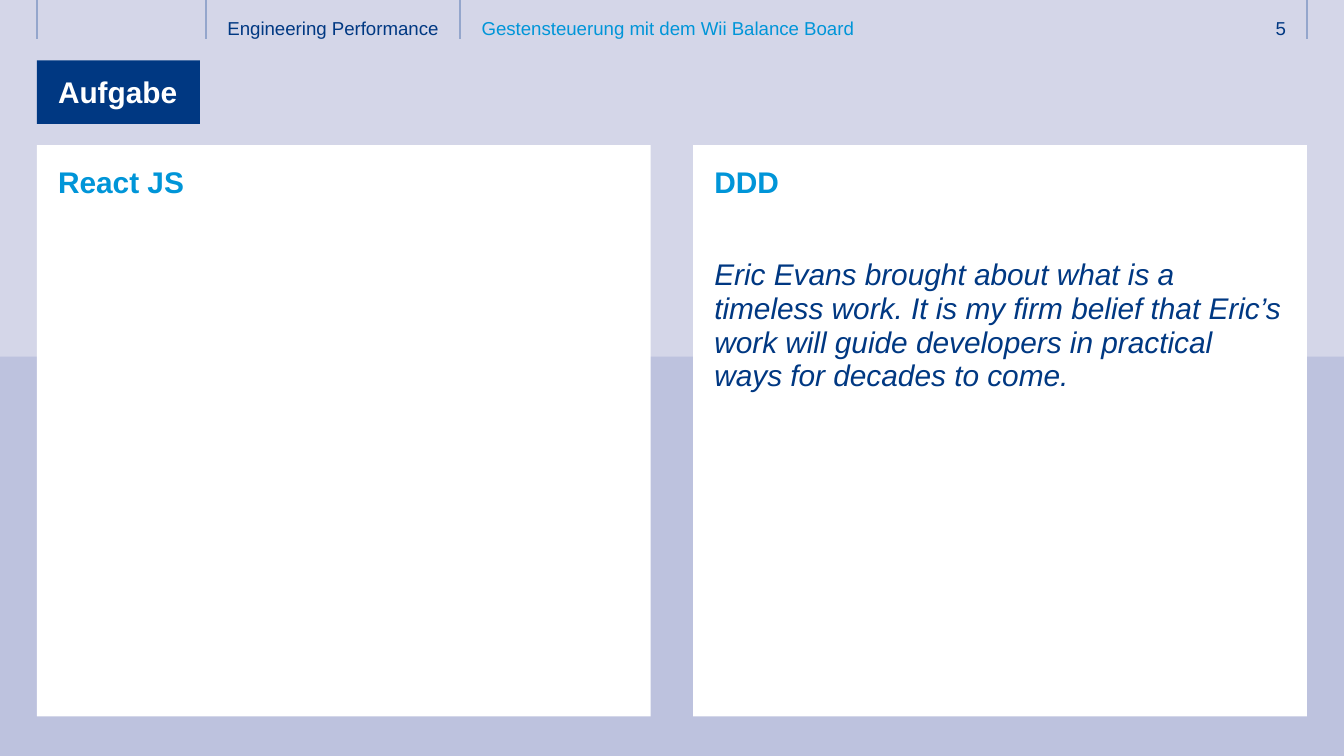
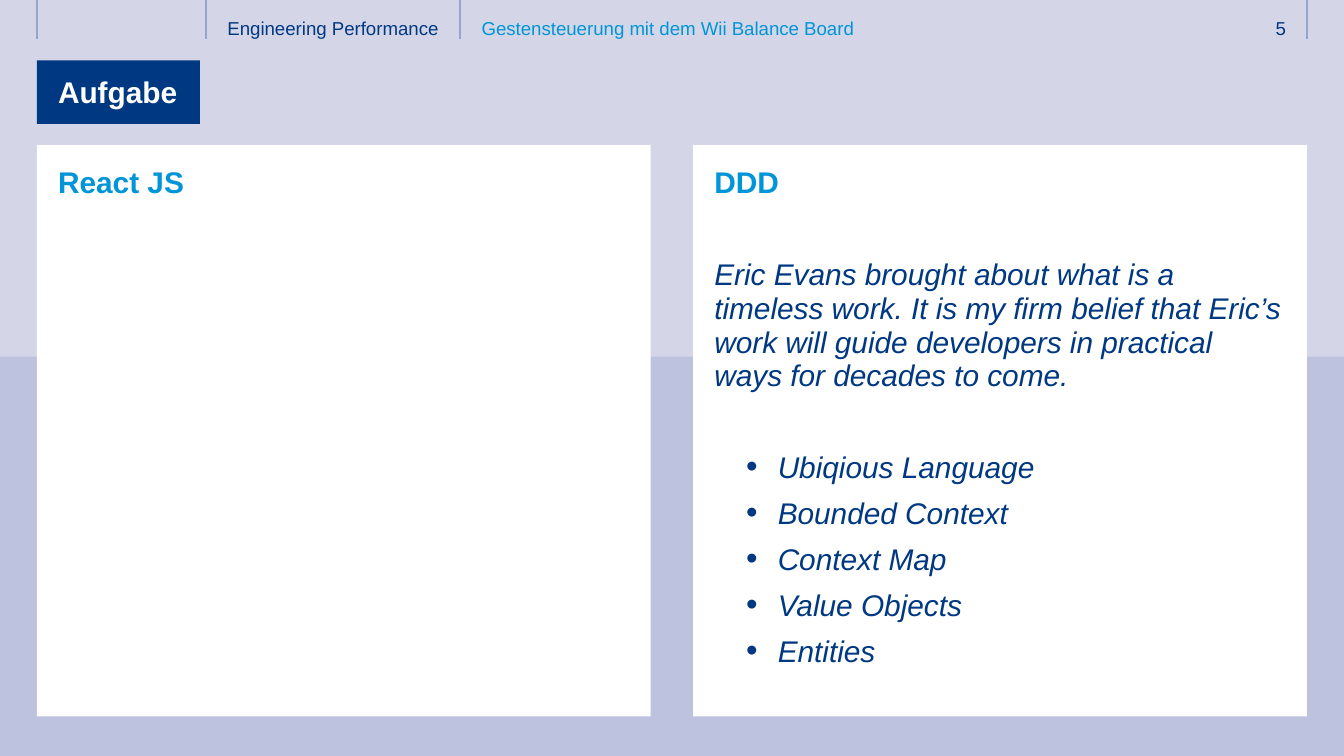
Before and after one commit to ThomasHein/3T2017, a slide deck: slide 5 of Folien/3T_2017_React und DDD.pptx. Drawn at 1344x756 pixels with LibreOffice and Linux fonts; fonts in the diff are those of the drawing; background and template pictures are left out. Boxes give left, top, right and bottom in pixels: in the first picture for what was removed or moved away, otherwise in the second. Text is boxed around its words. In the diff, an @@ line names an element or a change of style, - is before the commit and + after.

```diff
--- a/Folien/3T_2017_React und DDD.pptx
+++ b/Folien/3T_2017_React und DDD.pptx
@@ text at (x1=778, y1=456, x2=1035, y2=663): paragraphs added @@
+      • Ubiqious Language
+      • Bounded Context
+      • Context Map
+      • Value Objects
+      • Entities
```
Also in this commit, not shown: 1 other slide changed, 4 slides added, 5 other files.
